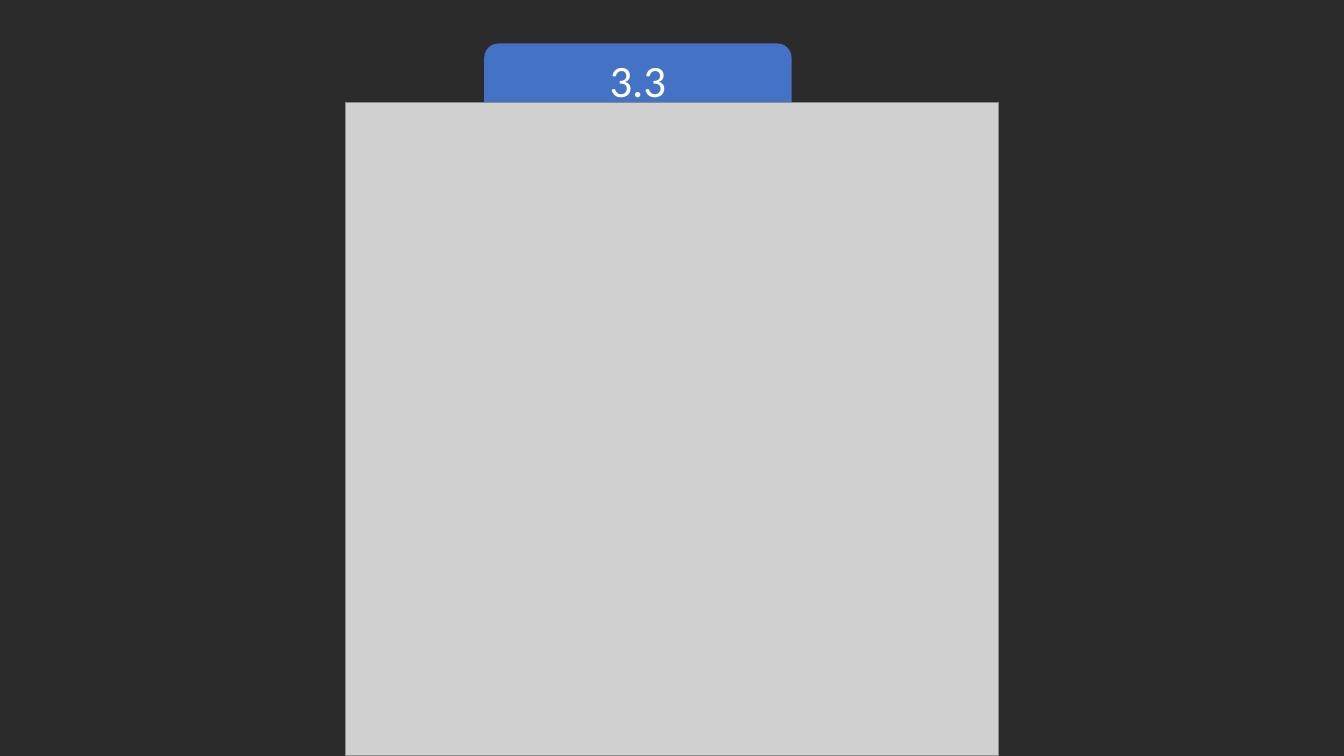
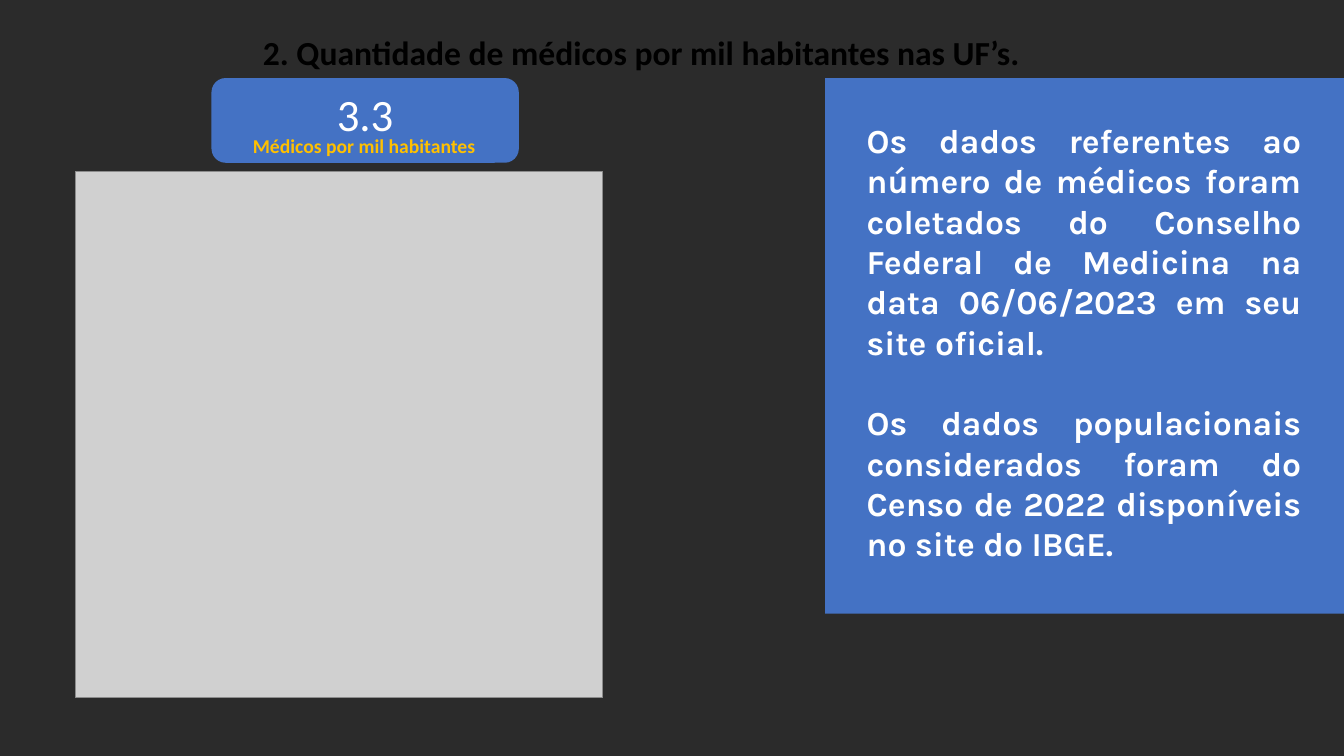
Before and after one commit to 4lefSantos/Analise_FTS_medicos, a slide deck: slide 4 of fts_medico/01-dados/FT em Medicina.pptx (slide 3 before the commit). Drawn at 1344x756 pixels with LibreOffice and Linux fonts; fonts in the diff are those of the drawing; grey boxes stand for pictures; background and template pictures are left out; a plain dark background stands for a picture behind light text. Boxes give left, top, right and bottom in pixels: in the first picture for what was removed or moved away, otherwise in the second. Text is boxed around its words. In the diff, an @@ line names an element or a change of style, - is before the commit and + after.

```diff
--- a/fts_medico/01-dados/FT em Medicina.pptx
+++ b/fts_medico/01-dados/FT em Medicina.pptx
@@ text added at (263,41,1020,70), 24 pt, text #000000, bold @@
+2. Quantidade de médicos por mil habitantes nas UF’s.
@@ rounded rectangle "3.3": place and size @@
-rounded rectangle "3.3" at (484,43,791,128)
+rounded rectangle "3.3" at (212,78,519,162)
@@ rectangle added at (826,78,1344,613), fill #4472C4 @@
@@ picture removed at (345,102,999,756) @@
@@ text "Médicos por mil habitantes" rewrapped from (526,102,747,103) to (253,139,475,156) @@
@@ text added at (867,129,1302,557), 24 pt, text #FFFFFF, bold @@
+Os dados referentes ao número de médicos foram coletados do Conselho Federal de Medicina na data 06/06/2023 em seu site oficial.
+Os dados populacionais considerados foram do Censo de 2022 disponíveis no site do IBGE.
@@ picture added at (76,171,603,699) @@
```
Also in this commit, not shown: 2 other slides changed, 4 slides added, 1 slide removed.
